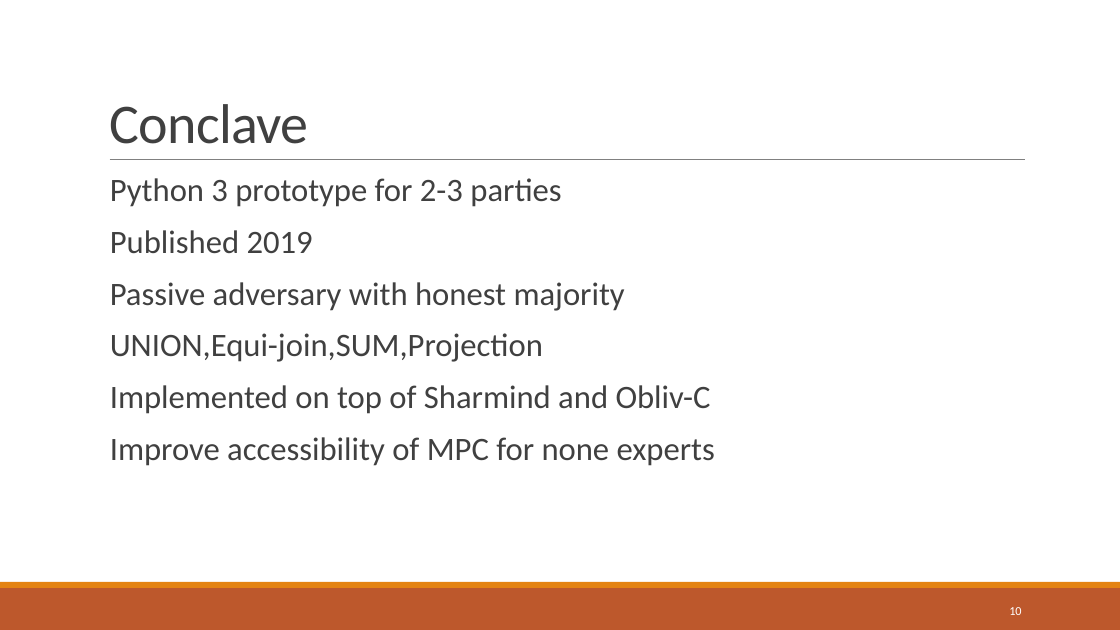
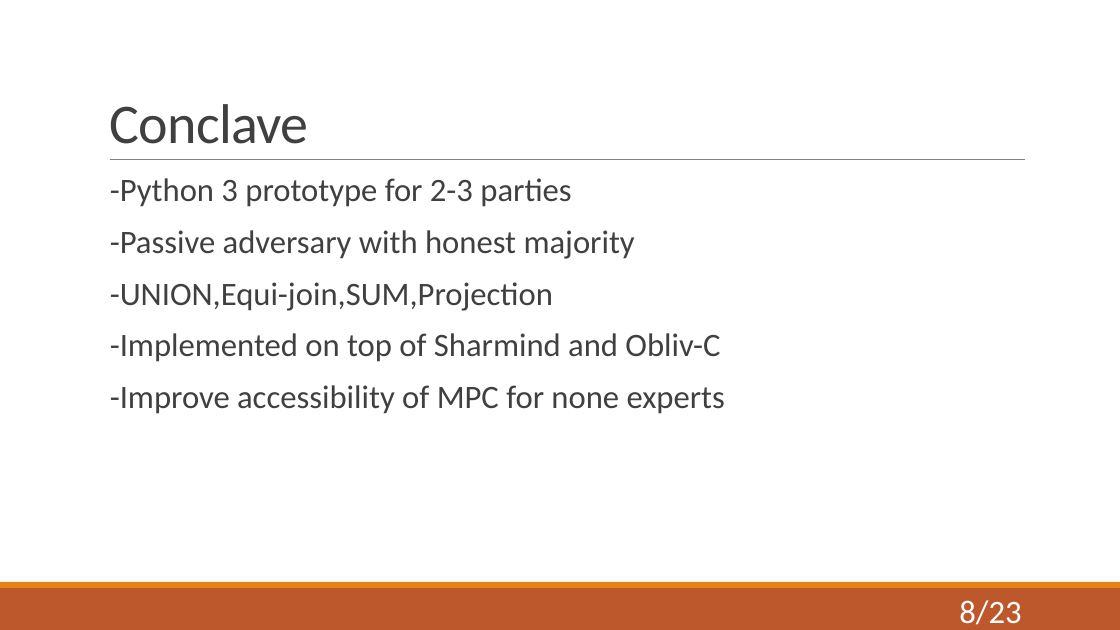
Before and after one commit to niklasUPB/thesis, a slide deck: slide 8 of thesis/Abschlussvortrag.pptx (slide 10 before the commit). Drawn at 1120x630 pixels with LibreOffice and Linux fonts; fonts in the diff are those of the drawing. Boxes give left, top, right and bottom in pixels: in the first picture for what was removed or moved away, otherwise in the second. Text is boxed around its words. In the diff, an @@ line names an element or a change of style, - is before the commit and + after.

```diff
--- a/thesis/Abschlussvortrag.pptx
+++ b/thesis/Abschlussvortrag.pptx
@@ text at [110, 178, 725, 414]: text changed @@
-  Python 3 prototype for 2-3 parties
-  Published 2019
-  Passive adversary with honest majority
-  UNION,Equi-join,SUM,Projection
-  Implemented on top of Sharmind and Obliv-C
-  Improve accessibility of MPC for none experts
+  -Python 3 prototype for 2-3 parties
+  -Passive adversary with honest majority
+  -UNION,Equi-join,SUM,Projection
+  -Implemented on top of Sharmind and Obliv-C
+  -Improve accessibility of MPC for none experts
@@ page number at [959, 600, 1021, 625]: text changed; size 10.5 to 28 pt @@
-10
+8/23
```
Also in this commit, not shown: 19 other slides changed, 2 slides added, 3 slides removed.
